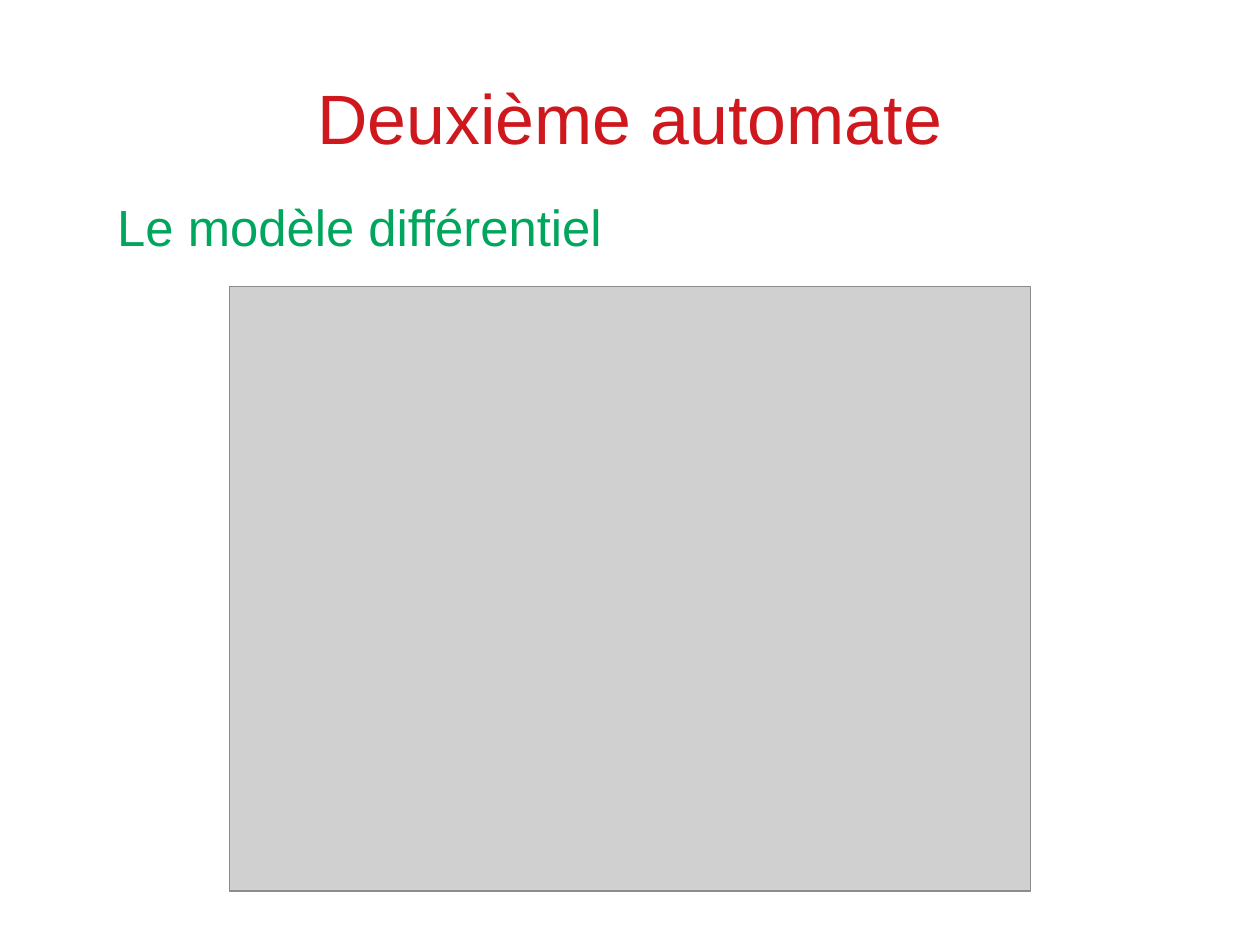
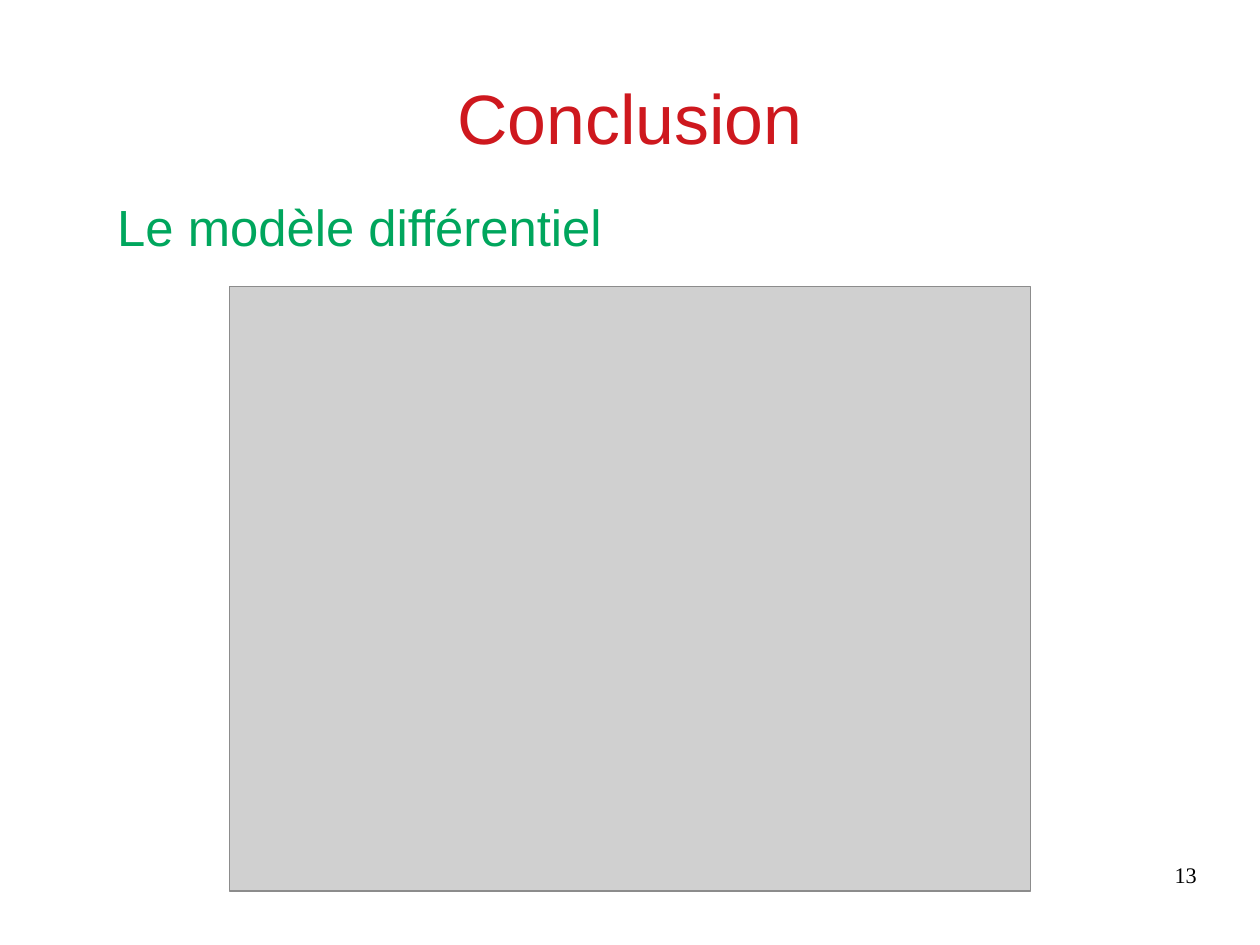
Before and after one commit to Arthurrre/TIPE_Automate, a slide deck: slide 13 of diapo/présentation.odp (slide 11 before the commit). Drawn at 1260x945 pixels with LibreOffice and Linux fonts; fonts in the diff are those of the drawing; grey boxes stand for pictures. Boxes give left, top, right and bottom in pixels: in the first picture for what was removed or moved away, otherwise in the second. Text is boxed around its words. In the diff, an @@ line names an element or a change of style, - is before the commit and + after.

```diff
--- a/diapo/présentation.odp
+++ b/diapo/présentation.odp
@@ title at [457,93,802,145]: text changed @@
-Deuxième automate
+Conclusion
@@ page number added at [1175,868,1197,884], 14 pt, text #000000 @@
+13
```
Also in this commit, not shown: 3 other slides changed, 2 slides added, 4 other files.
